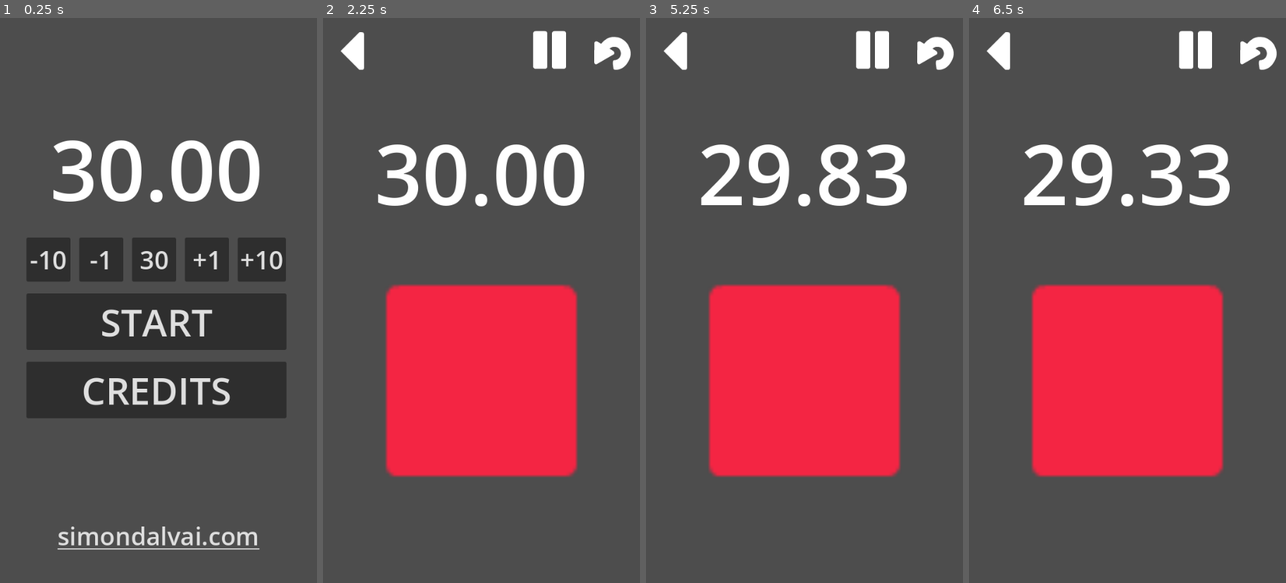
Above: before the commit, frames 1-4 (left to right).
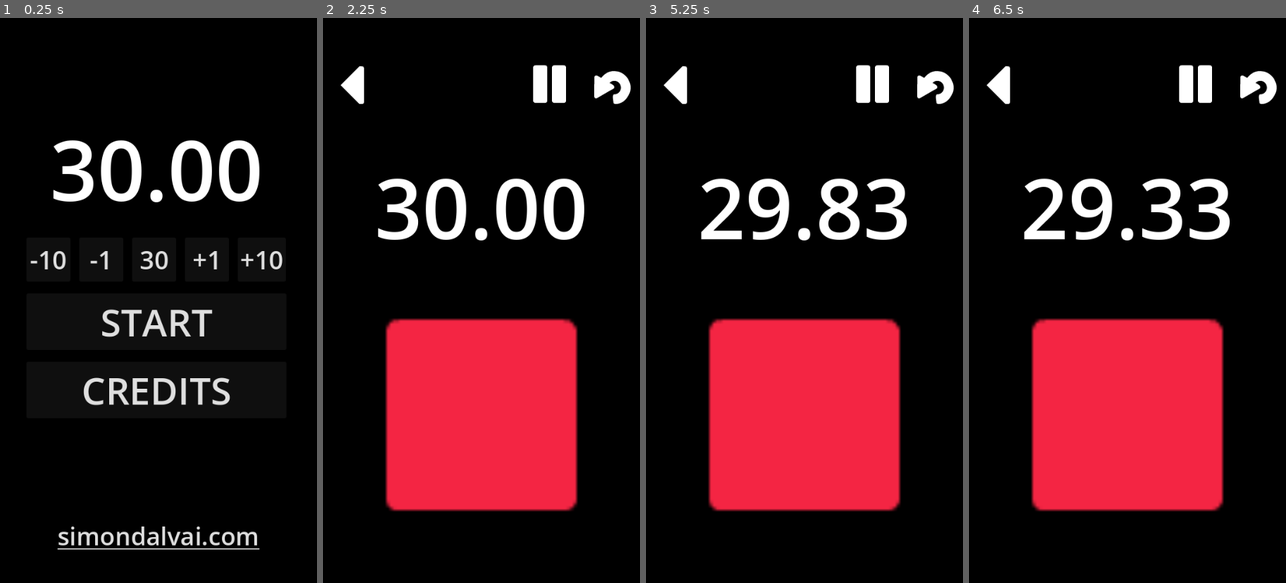
Above: after the commit, the same moments.

Repository: dulvui/condor
Game: Godot game, scene res://src/menu/Menu.tscn
The game is run twice, just before and just after one commit, with the same random seed, the same clock (stepped at 60 frames per second) and the same inputs. Sound files missing from this copy of the repository are replaced by a short silence.
Inputs (mouse positions are in pixels of both pictures, inside the frame that each line leads up to; where the layout moved, square brackets give the same spot in the first picture):
- Up to frame 1 (0.25 s): no input
- Up to frame 2 (2.25 s): click "START" at 0.5 s; click (351, 85) [351, 51] at 1.25 s; click "START" at 2 s
- Up to frame 3 (5.25 s): click (934, 85) [934, 51] at 2.75 s; click (934, 85) [934, 51] at 3.5 s; click (934, 85) [934, 51] at 4.25 s; click (804, 407) [804, 373] at 5 s
- Up to frame 4 (6.5 s): click (1127, 407) [1127, 373] at 5.75 s

The runs differ from the first frame. In frame 1, 94% of the frame differs, in the area x 0-100%, y 0-100%; in frame 2, 83%; in frame 3, 83%; in frame 4, 83%.

Commit message:
black backgorund

Diff:
--- a/app/src/main/Main.tscn
+++ b/app/src/main/Main.tscn
@@ -16,17 +16,29 @@
 grow_vertical = 2
 script = ExtResource("1_labyq")
 
+[node name="ColorRect" type="ColorRect" parent="."]
+layout_mode = 1
+anchors_preset = 15
+anchor_right = 1.0
+anchor_bottom = 1.0
+grow_horizontal = 2
+grow_vertical = 2
+color = Color(0, 0, 0, 1)
+
 [node name="Timer" type="Timer" parent="."]
 wait_time = 60.0
 one_shot = true
 
 [node name="VBoxContainer" type="VBoxContainer" parent="."]
 layout_mode = 1
-anchors_preset = 15
+anchors_preset = -1
+anchor_left = 0.059
+anchor_top = 0.075
 anchor_right = 1.0
-anchor_bottom = 1.0
-offset_top = 6.0
-offset_bottom = -105.0
+anchor_bottom = 0.947
+offset_left = -31.86
+offset_top = -8.0
+offset_bottom = 3.88
 grow_horizontal = 2
 grow_vertical = 2
 theme_override_constants/separation = 60
--- a/app/src/menu/Menu.tscn
+++ b/app/src/menu/Menu.tscn
@@ -10,6 +10,15 @@
 grow_horizontal = 2
 grow_vertical = 2
 script = ExtResource("1_lsxx0")
+
+[node name="ColorRect" type="ColorRect" parent="."]
+layout_mode = 1
+anchors_preset = 15
+anchor_right = 1.0
+anchor_bottom = 1.0
+grow_horizontal = 2
+grow_vertical = 2
+color = Color(0, 0, 0, 1)
 
 [node name="VBoxContainer" type="VBoxContainer" parent="."]
 layout_mode = 1
